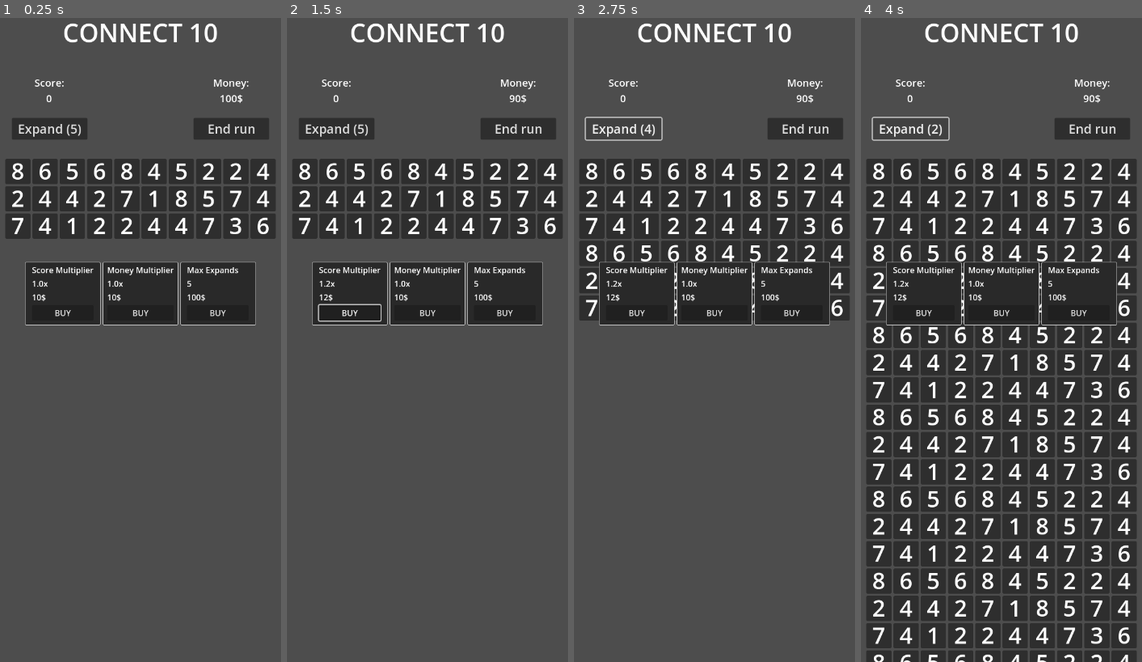
Above: before the commit, frames 1-4 (left to right).
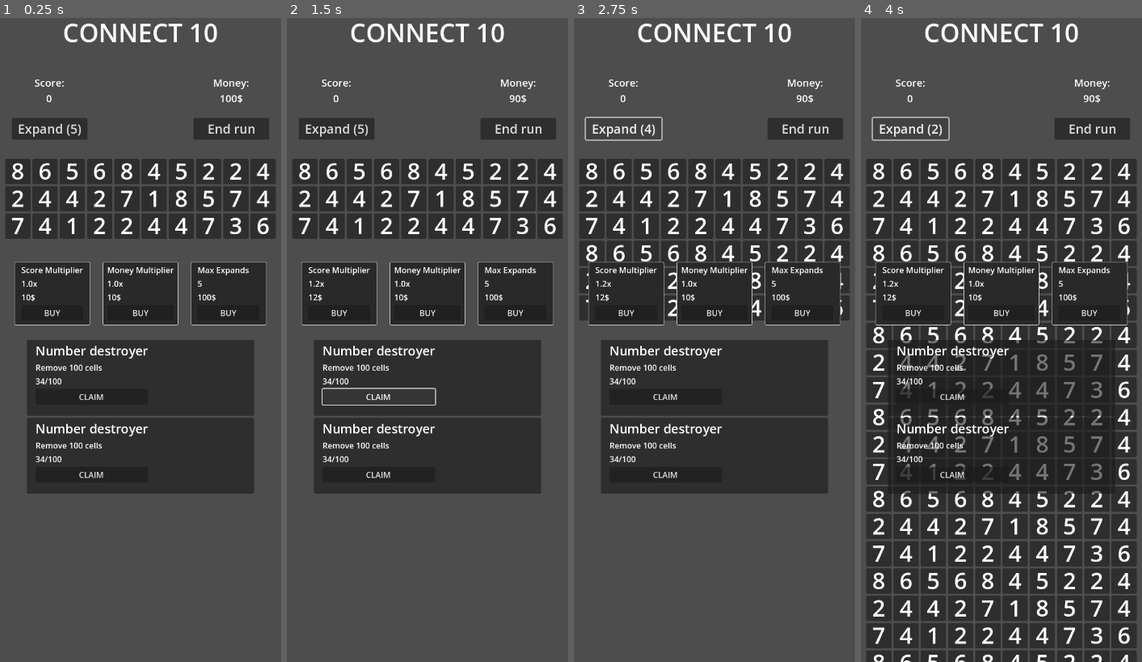
Above: after the commit, the same moments.

Repository: miquelLlorca/connect10
Game: Godot game, scene res://scenes/main.tscn
Same seed, same stepped clock (60 frames per second), same inputs: the game is played once before the commit and once after it.
Inputs (mouse positions are in pixels of both pictures, inside the frame that each line leads up to):
- Up to frame 1 (0.25 s): no input
- Up to frame 2 (1.5 s): click "BUY" at 0.5 s; click (379, 397) at 1.25 s, where only the run after the commit has a clickable "CLAIM"
- Up to frame 3 (2.75 s): click "Expand (5)" at 2 s
- Up to frame 4 (4 s): click "Expand (4)" at 2.75 s; click "Expand (3)" at 3.5 s

The runs differ from the first frame. In frame 1, 21% of the frame differs, in the area x 5-95%, y 37-74%; in frame 2, 20%; in frame 3, 20%; in frame 4, 6.9%.

Commit message:
Created mission template

Diff:
--- a/scenes/main.tscn
+++ b/scenes/main.tscn
@@ -1,8 +1,9 @@
-[gd_scene load_steps=7 format=3 uid="uid://c18n0g4g50i48"]
+[gd_scene load_steps=8 format=3 uid="uid://c18n0g4g50i48"]
 
 [ext_resource type="PackedScene" uid="uid://tbaic4widduy" path="res://scenes/table.tscn" id="1_lgopx"]
 [ext_resource type="Script" path="res://scripts/main.gd" id="1_sm3gm"]
 [ext_resource type="PackedScene" uid="uid://bquswwgor62pj" path="res://scenes/shop.tscn" id="3_uvth1"]
+[ext_resource type="PackedScene" uid="uid://bheabgiu8oofm" path="res://scenes/mission_list.tscn" id="4_i2lef"]
 
 [sub_resource type="LabelSettings" id="LabelSettings_ar11i"]
 line_spacing = 30.0
@@ -95,4 +96,9 @@
 layout_mode = 2
 
 [node name="Shop" parent="Main_V" instance=ExtResource("3_uvth1")]
+custom_minimum_size = Vector2(0, 150)
 layout_mode = 2
+
+[node name="MissionList" parent="Main_V" instance=ExtResource("4_i2lef")]
+custom_minimum_size = Vector2(0, 500)
+layout_mode = 2
--- /dev/null
+++ b/scenes/mission.tscn
@@ -0,0 +1,43 @@
+[gd_scene load_steps=2 format=3 uid="uid://h7rmcegxc7sl"]
+
+[sub_resource type="LabelSettings" id="LabelSettings_nn14b"]
+font_size = 25
+
+[node name="Mission" type="Control"]
+layout_mode = 3
+anchors_preset = 0
+
+[node name="CenterContainer" type="CenterContainer" parent="."]
+custom_minimum_size = Vector2(720, 0)
+layout_mode = 0
+offset_right = 40.0
+offset_bottom = 40.0
+
+[node name="Panel" type="Panel" parent="CenterContainer"]
+custom_minimum_size = Vector2(450, 150)
+layout_mode = 2
+
+[node name="VBoxContainer" type="VBoxContainer" parent="CenterContainer/Panel"]
+layout_mode = 0
+offset_left = 17.0
+offset_top = 4.0
+offset_right = 240.0
+offset_bottom = 128.0
+
+[node name="Title" type="Label" parent="CenterContainer/Panel/VBoxContainer"]
+layout_mode = 2
+text = "Number destroyer"
+label_settings = SubResource("LabelSettings_nn14b")
+
+[node name="Description" type="Label" parent="CenterContainer/Panel/VBoxContainer"]
+layout_mode = 2
+text = "Remove 100 cells"
+
+[node name="Progress" type="Label" parent="CenterContainer/Panel/VBoxContainer"]
+layout_mode = 2
+text = "34/100"
+
+[node name="Claim" type="Button" parent="CenterContainer/Panel/VBoxContainer"]
+layout_mode = 2
+text = "CLAIM
+"
--- /dev/null
+++ b/scenes/mission_list.tscn
@@ -0,0 +1,21 @@
+[gd_scene load_steps=2 format=3 uid="uid://bheabgiu8oofm"]
+
+[ext_resource type="PackedScene" uid="uid://h7rmcegxc7sl" path="res://scenes/mission.tscn" id="1_vuepw"]
+
+[node name="MissionList" type="Control"]
+layout_mode = 3
+anchors_preset = 0
+
+[node name="VBoxContainer" type="VBoxContainer" parent="."]
+custom_minimum_size = Vector2(720, 0)
+layout_mode = 2
+offset_right = 720.0
+offset_bottom = 304.0
+
+[node name="Mission" parent="VBoxContainer" instance=ExtResource("1_vuepw")]
+custom_minimum_size = Vector2(150, 150)
+layout_mode = 2
+
+[node name="Mission2" parent="VBoxContainer" instance=ExtResource("1_vuepw")]
+custom_minimum_size = Vector2(0, 150)
+layout_mode = 2
--- a/scenes/shop.tscn
+++ b/scenes/shop.tscn
@@ -23,6 +23,7 @@
 layout_mode = 0
 offset_right = 40.0
 offset_bottom = 40.0
+theme_override_constants/separation = 25
 alignment = 1
 
 [node name="Score" type="Panel" parent="HBoxContainer"]
Not shown, changed: tasks.todo
